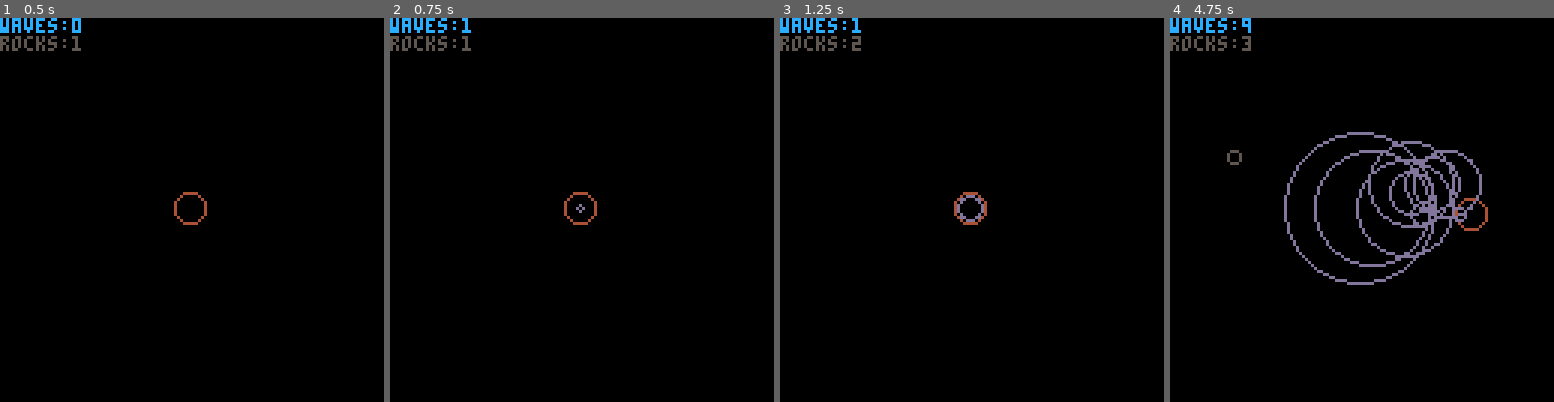
Above: before the commit, frames 1-4 (left to right).
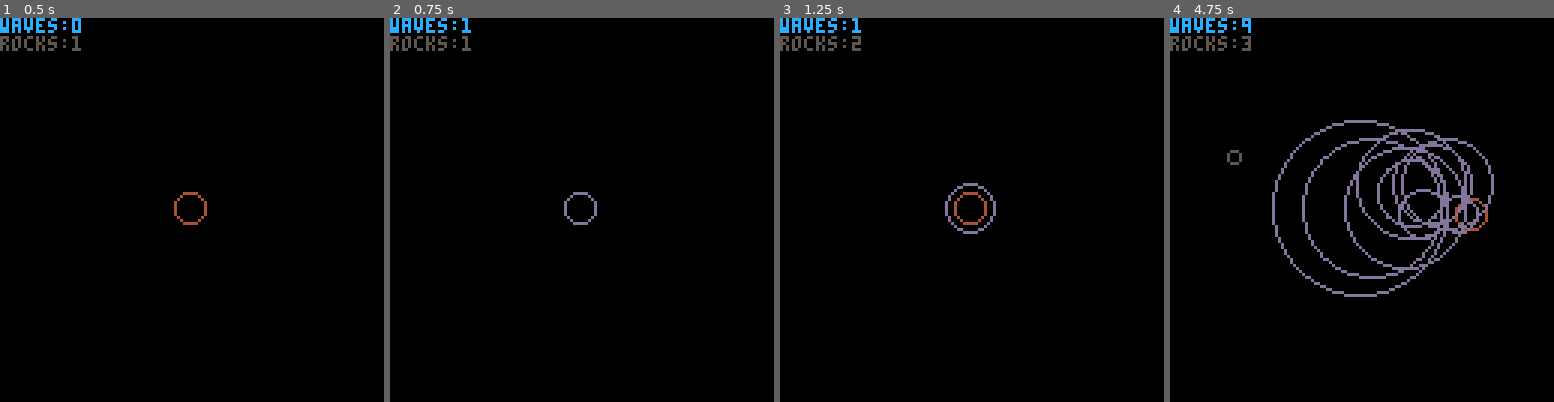
Above: after the commit, the same moments.

Repository: EngMaltez/P8Lab
Game: PICO-8 cartridge circprot.p8
Two runs of this game, one before a commit and one after it. Both use one fixed random seed, a clock stepped at 60 frames per second and the inputs below.
Inputs:
- Up to frame 1 (0.5 s): tap X (X key) at 0.33 s
- Up to frame 2 (0.75 s): tap O (Z key) at 0.7 s
- Up to frame 3 (1.25 s): tap X (X key) at 1.07 s
- Up to frame 4 (4.75 s): hold Right 1.6-2.1 s; tap O (Z key) every 0.4 s from 1.7 to 4.5 s; tap X (X key) at 1.85, 2.97, 4.08 s; hold Up 2.15-2.42 s; hold Right 2.47-3.03 s; hold Left 3.08-3.58 s; hold Down 3.63-3.97 s; hold Right 4.02-4.68 s; hold Up from 4.73 s (still down)

Frame 1 is identical in both runs. In frame 2, 0.2% of the frame differs, in the area x 45-54%, y 45-54%; in frame 3, 0.4%; in frame 4, 6.5%, in the area x 26-85%, y 26-73%.

Commit message:
CLN: names

Diff:
--- a/circprot.p8
+++ b/circprot.p8
@@ -10,9 +10,9 @@
 --. delete rocks when out of range
 
 function _init()
-	plr = {x=63,y=63} -- player
-	sws={}        -- shockwaves
-	rocks={}
+	plr = {x=63,y=63,r=5} -- player
+	waves={}      -- shockwaves
+	rocks={}      -- rocks
 end
 
 function _update()
@@ -33,7 +33,7 @@
 	update_shockwaves()
 	update_rocks()
 	-- check collisions
-	for wave in all(sws) do
+	for wave in all(waves) do
 		for rock in all(rocks) do
 			if is_colliding(wave,rock) then
 				sfx(3)
@@ -46,33 +46,36 @@
 
 function _draw()
 	cls()
-	circ(plr.x,plr.y,5,4)
+	circ(plr.x,plr.y,plr.r,4)
 	draw_shockwaves()
 	draw_rocks()
-	print("waves:"..#sws,0,0,12)
+	print("waves:"..#waves,0,0,12)
 	print("rocks:"..#rocks,0,6,5)
 end
 -->8
 -- shockwave
 
 function create_shockwave()
-	add(sws,{x=plr.x, y=plr.y,r=1})
+	add(waves,
+		{x=plr.x, y=plr.y, r=plr.r}
+	)
 end
 
 function update_shockwaves()
-	for sw in all(sws) do
-		sw.r += 0.2
-		if sw.r > 60 then
-			del(sws,sw)
+	for wave in all(waves) do
+		wave.r += 0.2
+		if wave.r > 60 then
+			del(waves,wave)
 		end
 	end
 end
 
 function draw_shockwaves()
-	for sw in all(sws) do
-		circ(sw.x,sw.y,sw.r,13)
+	for wave in all(waves) do
+		circ(wave.x,wave.y,wave.r,13)
 	end
 end
+
 -->8
 -- rocks
 
